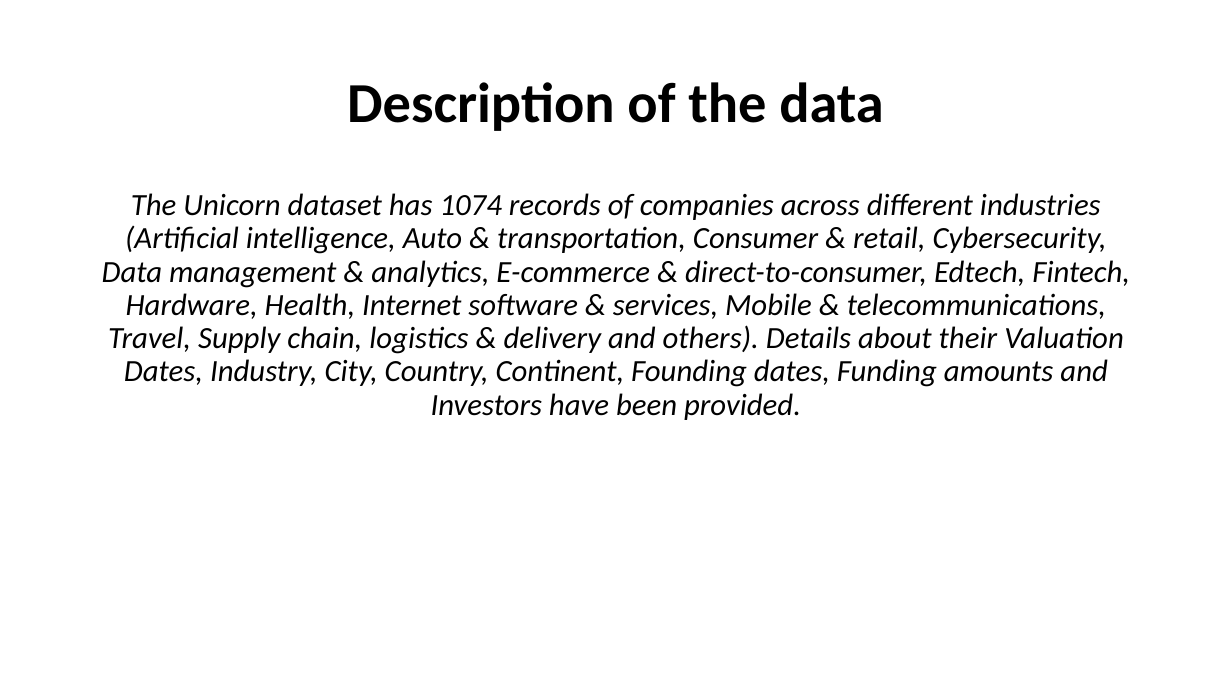
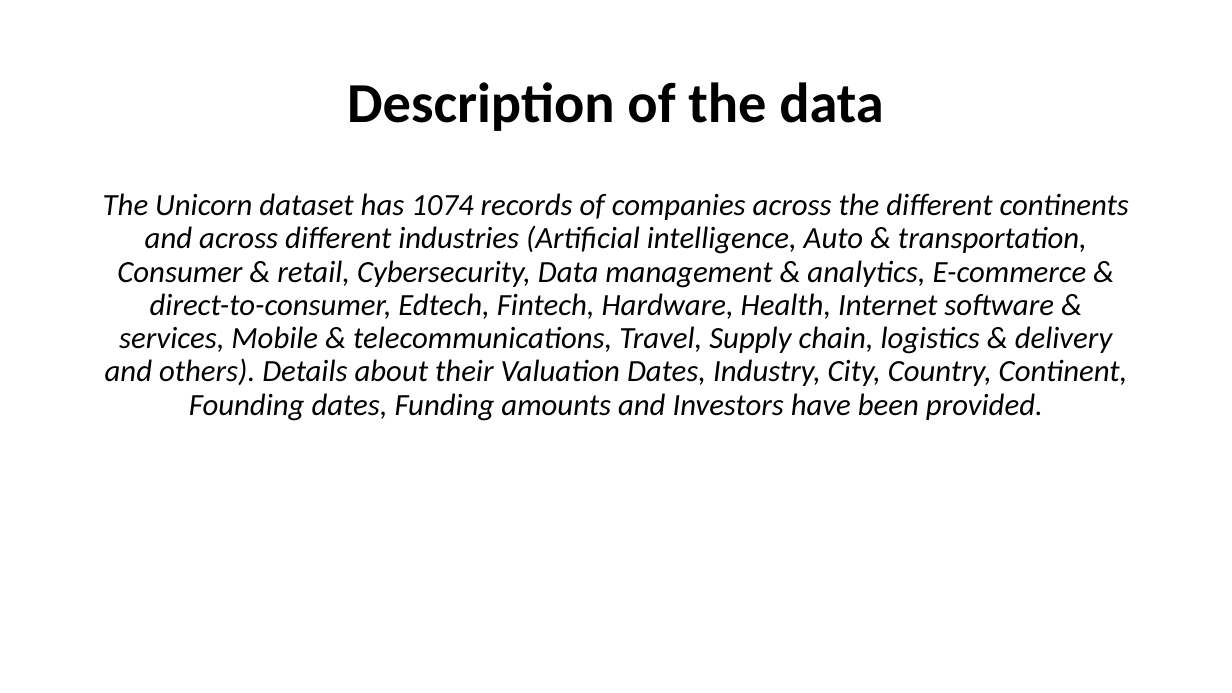
Before and after one commit to Elemchi/Python-project, a slide deck: slide 2 of Unicorn Companies.pptx. Drawn at 1232x693 pixels with LibreOffice and Linux fonts; fonts in the diff are those of the drawing. Boxes give left, top, right and bottom in pixels: in the first picture for what was removed or moved away, otherwise in the second. Text is boxed around its words. In the diff, an @@ line names an element or a change of style, - is before the commit and + after.

```diff
--- a/Unicorn Companies.pptx
+++ b/Unicorn Companies.pptx
@@ text at [103, 193, 1129, 421]: text changed @@
-The Unicorn dataset has 1074 records of companies across different industries (Artificial intelligence, Auto & transportation, Consumer & retail, Cybersecurity, Data management & analytics, E-commerce & direct-to-consumer, Edtech, Fintech, Hardware, Health, Internet software & services, Mobile & telecommunications, Travel, Supply chain, logistics & delivery and others). Details about their Valuation Dates, Industry, City, Country, Continent, Founding dates, Funding amounts and Investors have been provided.
+The Unicorn dataset has 1074 records of companies across the different continents and across different industries (Artificial intelligence, Auto & transportation, Consumer & retail, Cybersecurity, Data management & analytics, E-commerce & direct-to-consumer, Edtech, Fintech, Hardware, Health, Internet software & services, Mobile & telecommunications, Travel, Supply chain, logistics & delivery and others). Details about their Valuation Dates, Industry, City, Country, Continent, Founding dates, Funding amounts and Investors have been provided.
```
Also in this commit, not shown: 1 other slide changed.
